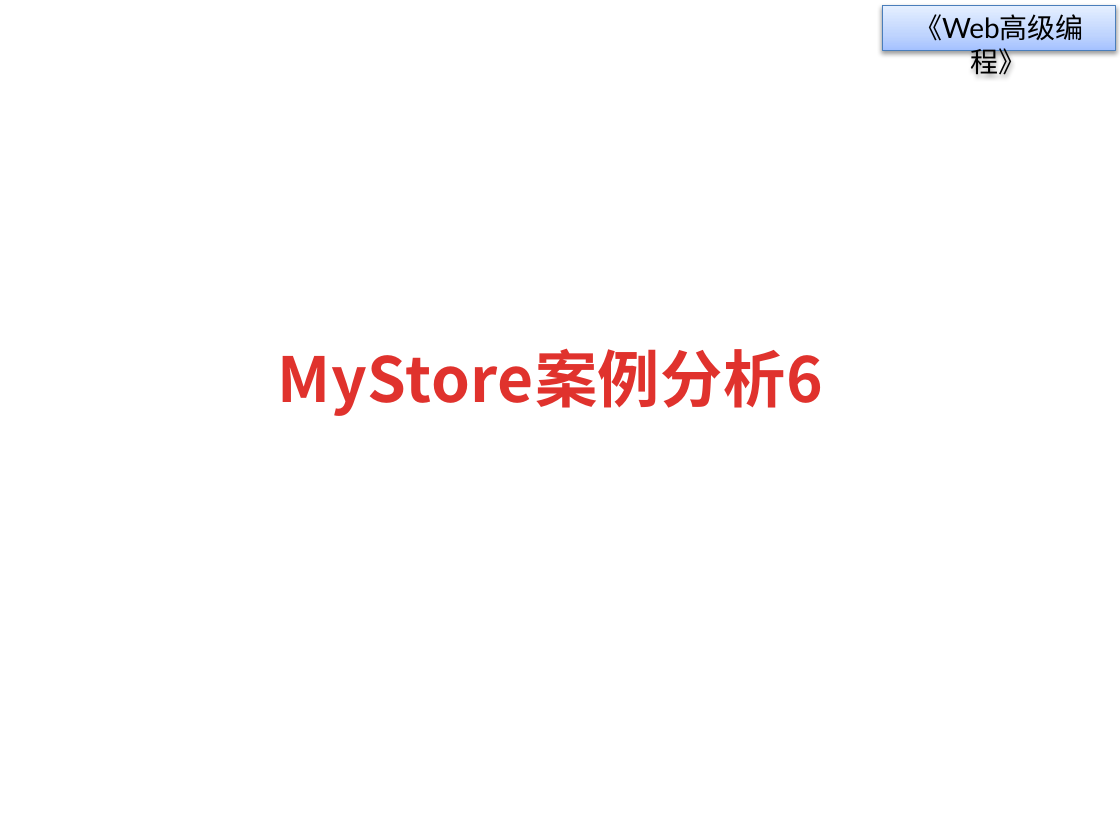
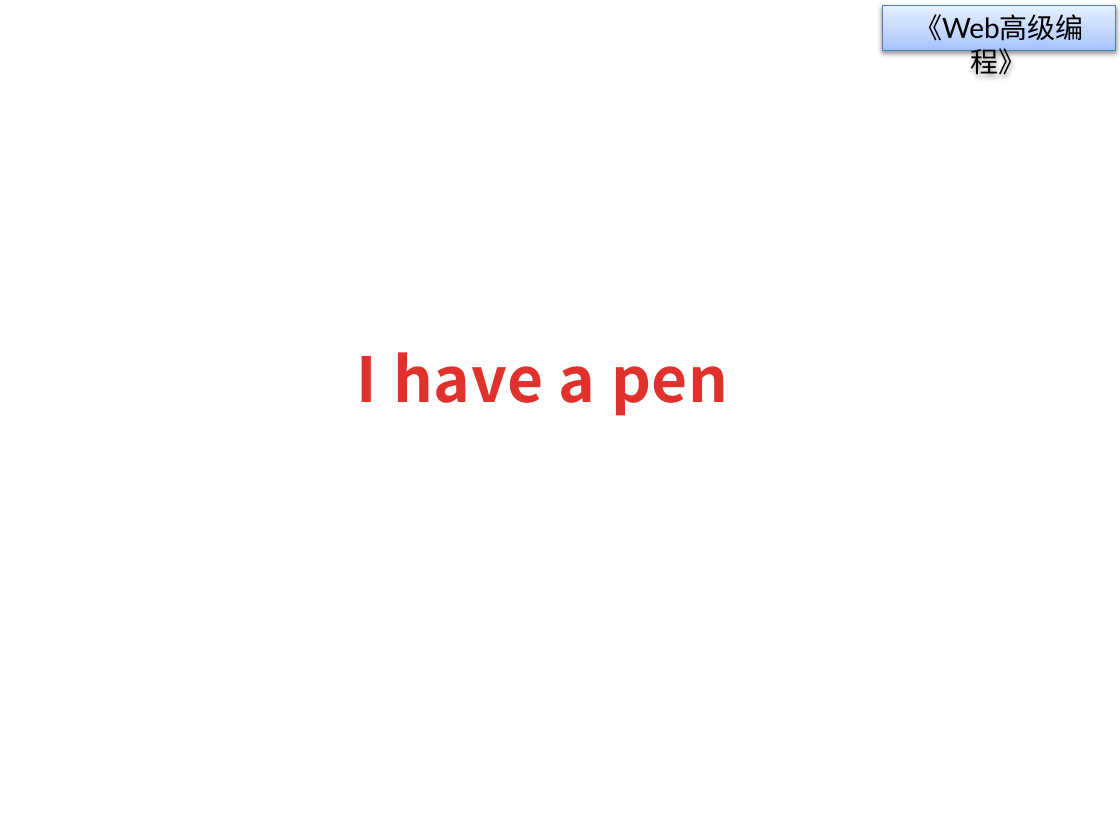
Before and after one commit to h4h4da/webwk, a slide deck: slide 1 of 11.+MyStore案例6.pptx. Drawn at 1120x840 pixels with LibreOffice and Linux fonts; fonts in the diff are those of the drawing; background and template pictures are left out. Boxes give left, top, right and bottom in pixels: in the first picture for what was removed or moved away, otherwise in the second. Text is boxed around its words. In the diff, an @@ line names an element or a change of style, - is before the commit and + after.

Commit message:
modify the first

```diff
--- a/11.+MyStore案例6.pptx
+++ b/11.+MyStore案例6.pptx
@@ title at <box>357,352,728,416</box>: text changed @@
-MyStore案例分析6
+I have a pen
```
